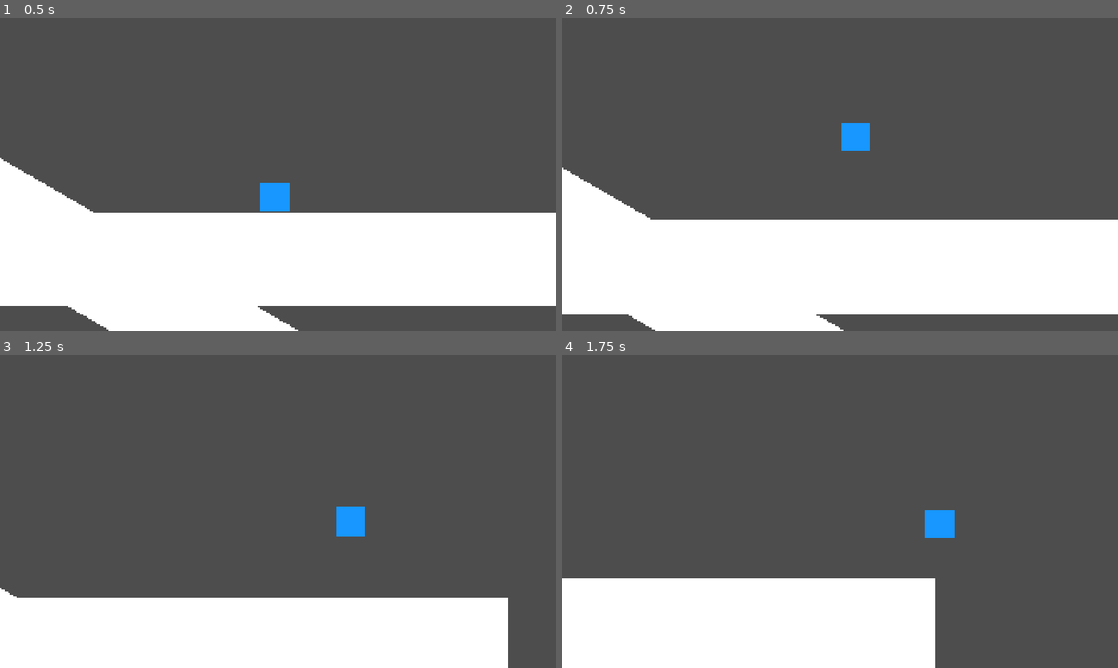
Above: before the commit, frames 1-4 (two rows, left to right).
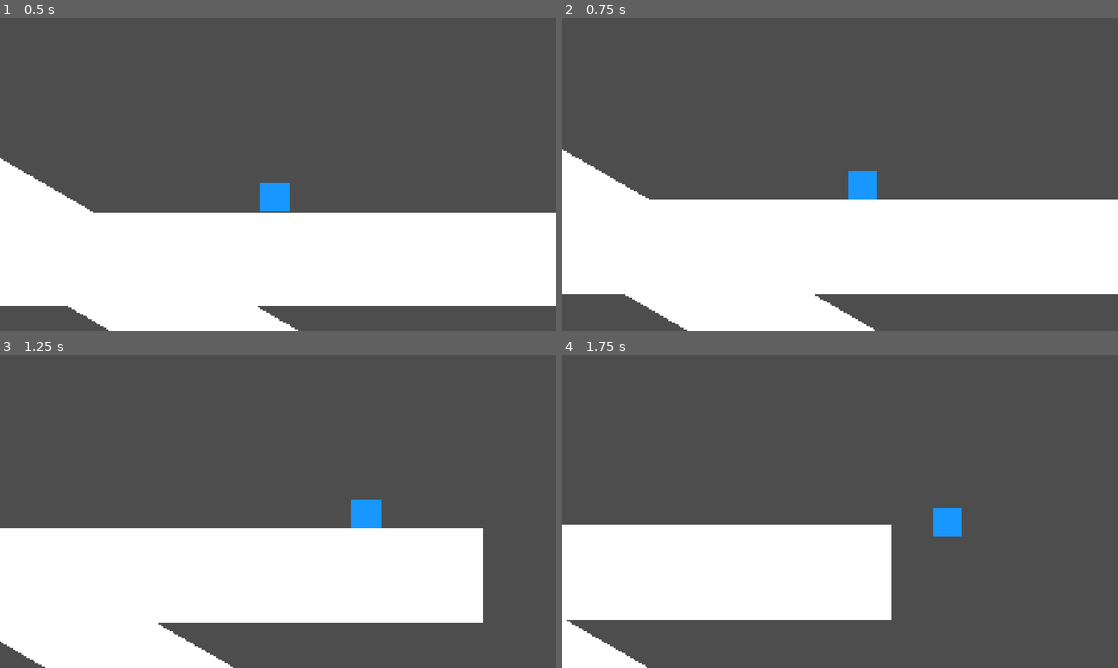
Above: after the commit, the same moments.

Repository: ruzet/SmashUltimateMovementRecreation
Game: Godot game, scene res://MovementTesting.tscn
Same seed, same stepped clock (60 frames per second), same inputs: the game is played once before the commit and once after it.
Inputs:
- Up to frame 1 (0.5 s): no input
- Up to frame 2 (0.75 s): hold Right (ui_right) from 0.53 s (still down); hold Up (Jump) from 0.53 s (still down)
- Up to frame 3 (1.25 s): keep holding Right (ui_right); keep holding Up (Jump)
- Up to frame 4 (1.75 s): keep holding Right (ui_right); release Up (Jump) at 1.28 s; tap Up (Jump) at 1.35, 1.52 s

Frame 1 is identical in both runs. In frame 2, 12% of the frame differs, in the area x 0-100%, y 33-100%; in frame 3, 29%, in the area x 0-92%, y 46-100%; in frame 4, 21%.

Commit message:
finished most of the main movement so im gonna branch out into other features from smash

Diff:
--- a/MovementTesting.tscn
+++ b/MovementTesting.tscn
@@ -3,8 +3,9 @@
 [ext_resource type="Script" uid="uid://1lbc340y3sbs" path="res://Player.gd" id="1_5ace4"]
 [ext_resource type="Script" uid="uid://c1sp35ini3je6" path="res://Camera.gd" id="2_jm8ft"]
 
-[sub_resource type="RectangleShape2D" id="RectangleShape2D_muyn6"]
-size = Vector2(49, 50)
+[sub_resource type="CapsuleShape2D" id="CapsuleShape2D_jm8ft"]
+radius = 25.0
+height = 50.0
 
 [sub_resource type="RectangleShape2D" id="RectangleShape2D_rq3qu"]
 size = Vector2(1013.5, 163)
@@ -16,7 +17,7 @@
 script = ExtResource("1_5ace4")
 
 [node name="CollisionShape2D" type="CollisionShape2D" parent="Player" unique_id=1507815415]
-shape = SubResource("RectangleShape2D_muyn6")
+shape = SubResource("CapsuleShape2D_jm8ft")
 
 [node name="ColorRect" type="ColorRect" parent="Player" unique_id=1269708180]
 anchors_preset = 8
--- a/Player.gd
+++ b/Player.gd
@@ -48,18 +48,30 @@
 	OnGround = self.is_on_floor()
 
 	if OnGround == true:
-		self.rotation_degrees = get_floor_angle()
+		var TargetXVelocity = Direction * Speed
+		if get_floor_angle() < floor_max_angle: self.rotation = get_floor_angle()
 		TimeInAir = 0
 		if !ResetJumpDebounce:
 			CurrentJumps = Jumps
 			ResetJumpDebounceFunction()
 
+		var UnrotatedXVelocity = TargetXVelocity
+		TargetXVelocity = UnrotatedXVelocity * -get_floor_normal().y
+		var SpeedMultiplier = (Direction * Speed) / TargetXVelocity
+		if TargetXVelocity == 0: SpeedMultiplier = 1
+		TargetXVelocity *= SpeedMultiplier
+
 		if Direction == 0:
 			XVelocity = 0 + (XVelocity - 0) * exp(-Deceleration * delta)
 		else:
-			var TargetXVelocity = Direction * Speed
 			XVelocity = TargetXVelocity + (XVelocity - TargetXVelocity) * exp(-Acceleration * delta)
-		if !JumpDebounce: YVelocity = 0
+
+		if UnrotatedXVelocity > 0 && self.rotation < self.floor_max_angle:
+			YVelocity = (UnrotatedXVelocity * (get_floor_normal().x * Direction)) * SpeedMultiplier
+		else:
+			if !JumpDebounce:
+				if Direction == 0:
+					YVelocity = 0 + (YVelocity - 0) * exp(-Deceleration * delta)
 	else:
 		self.rotation_degrees = 0
 		TimeInAir += delta
--- a/project.godot
+++ b/project.godot
@@ -29,6 +29,11 @@
 "events": [Object(InputEventKey,"resource_local_to_scene":false,"resource_name":"","device":-1,"window_id":0,"alt_press …(195 unchanged characters)…
 ]
 }
+Dodge={
+"deadzone": 0.2,
+"events": [Object(InputEventKey,"resource_local_to_scene":false,"resource_name":"","device":-1,"window_id":0,"alt_pressed":false,"shift_pressed":false,"ctrl_pressed":false,"meta_pressed":false,"pressed":false,"keycode":0,"physical_keycode":90,"key_label":0,"unicode":122,"location":0,"echo":false,"script":null)
+]
+}
 
 [physics]
 
